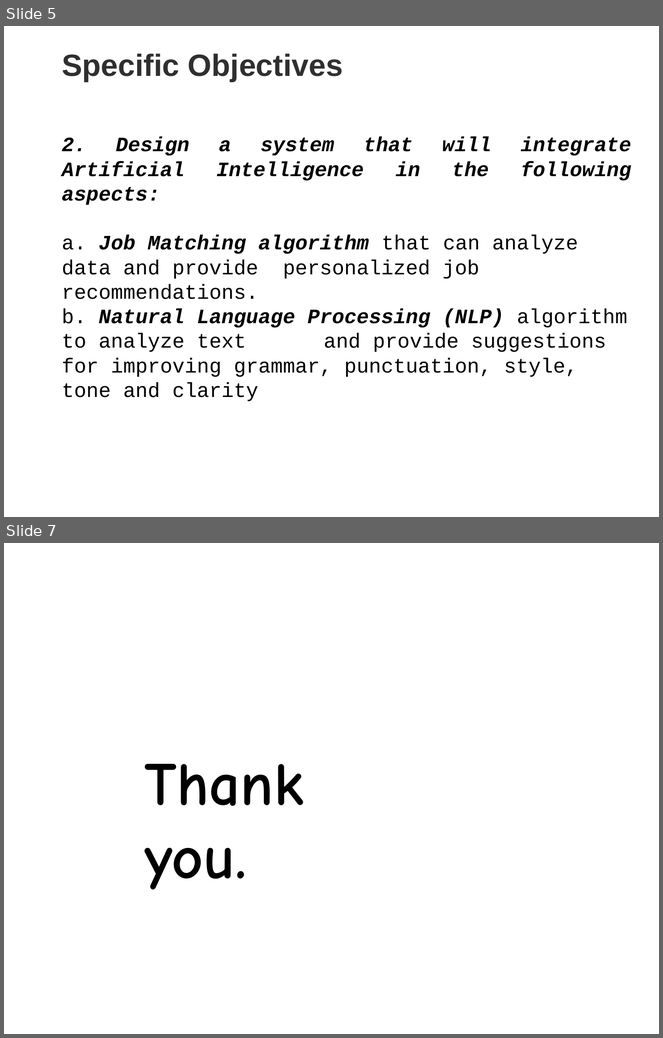
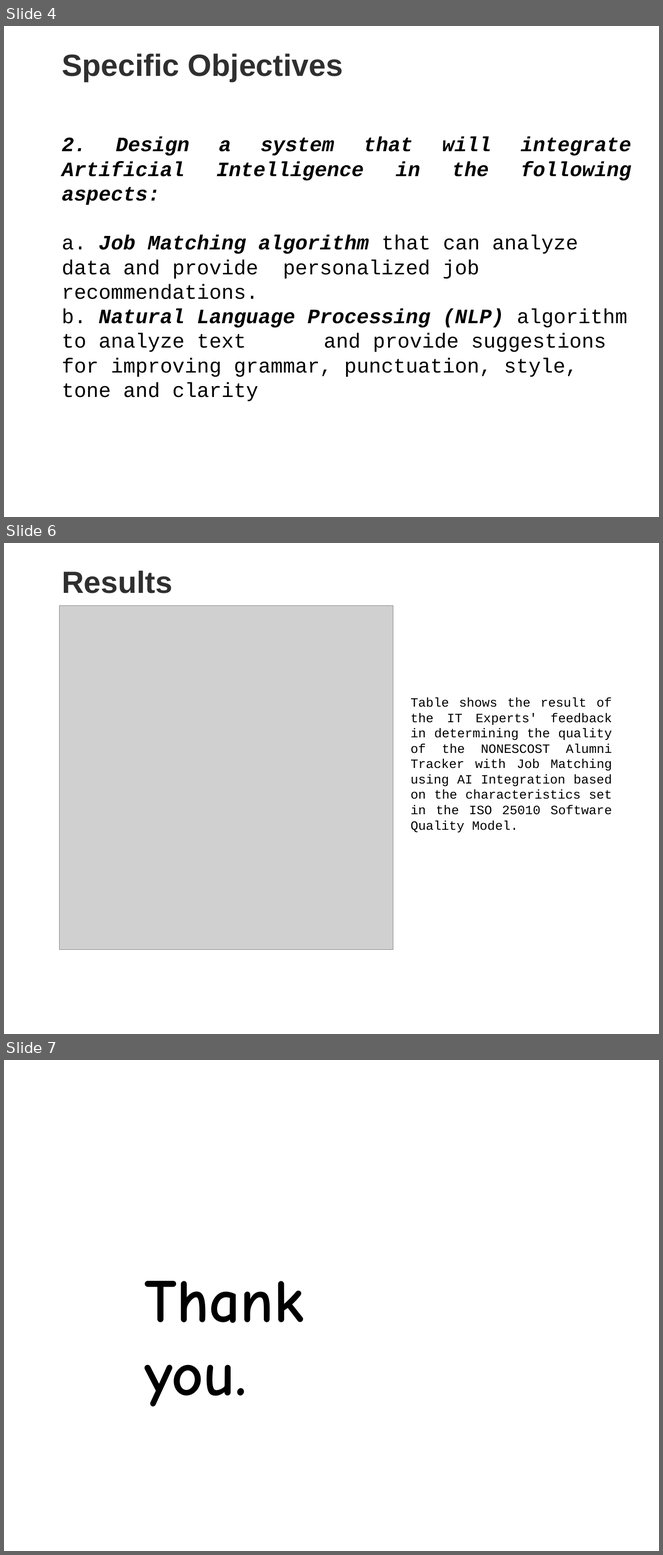
Before and after one commit to awtsmahalko/atjmai, a slide deck: documents/Template-for-Final-Oral.pptx. Shown one above the other, each under a label of ours: slides 5 and 7 before the commit, slides 4, 6 and 7 after it; the slides between them are not shown. The pictures are 663x1038 and 663x1555 pixels, drawn with LibreOffice and Linux fonts; fonts in the diff are those of the drawing; grey boxes stand for pictures; background and template pictures are left out. Boxes give left, top, right and bottom in pixels: in the first picture for what was removed or moved away, otherwise in the second. Text is boxed around its words. In the diff, an @@ line names an element or a change of style, - is before the commit and + after.

```diff
--- a/documents/Template-for-Final-Oral.pptx
+++ b/documents/Template-for-Final-Oral.pptx
@@ slide 6 added at bbox=[4, 543, 659, 1034], background picture (left out) @@
@@ text added at bbox=[62, 571, 172, 593], 48 pt, text #2F2F2F, bold @@
+Results
@@ picture added at bbox=[59, 606, 393, 950] @@
@@ text added at bbox=[411, 697, 612, 833], 20 pt, text #000000 @@
+Table shows the result of the IT Experts' feedback in determining the quality of the NONESCOST Alumni Tracker with Job Matching using AI Integration based on the characteristics set in the ISO 25010 Software Quality Model.
@@ what was slide 5 is now slide 4 @@
```
Also in this commit, not shown: 2 slides changed, 7 other slides added, 1 slide removed, 16 other files.
